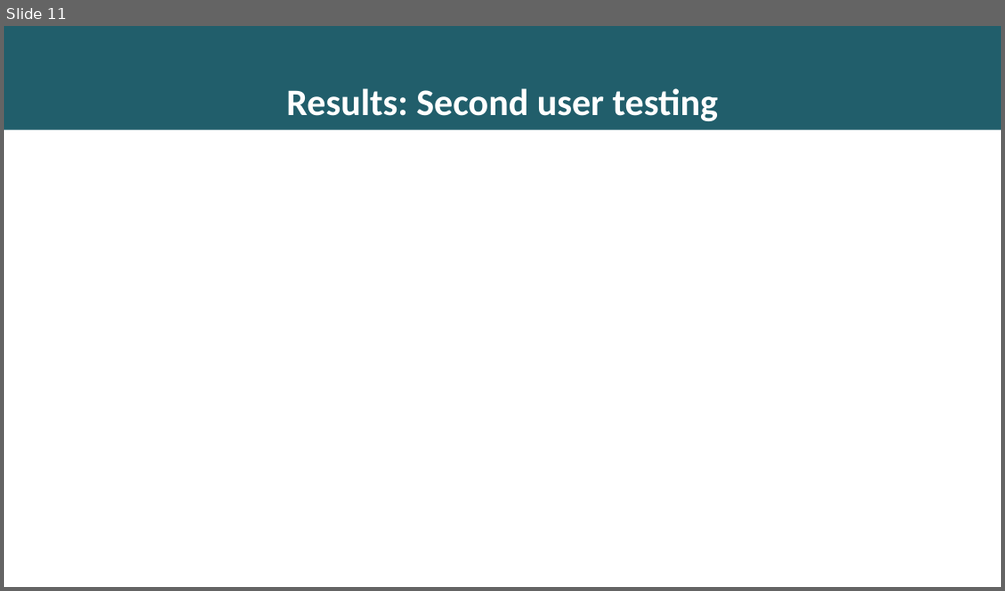
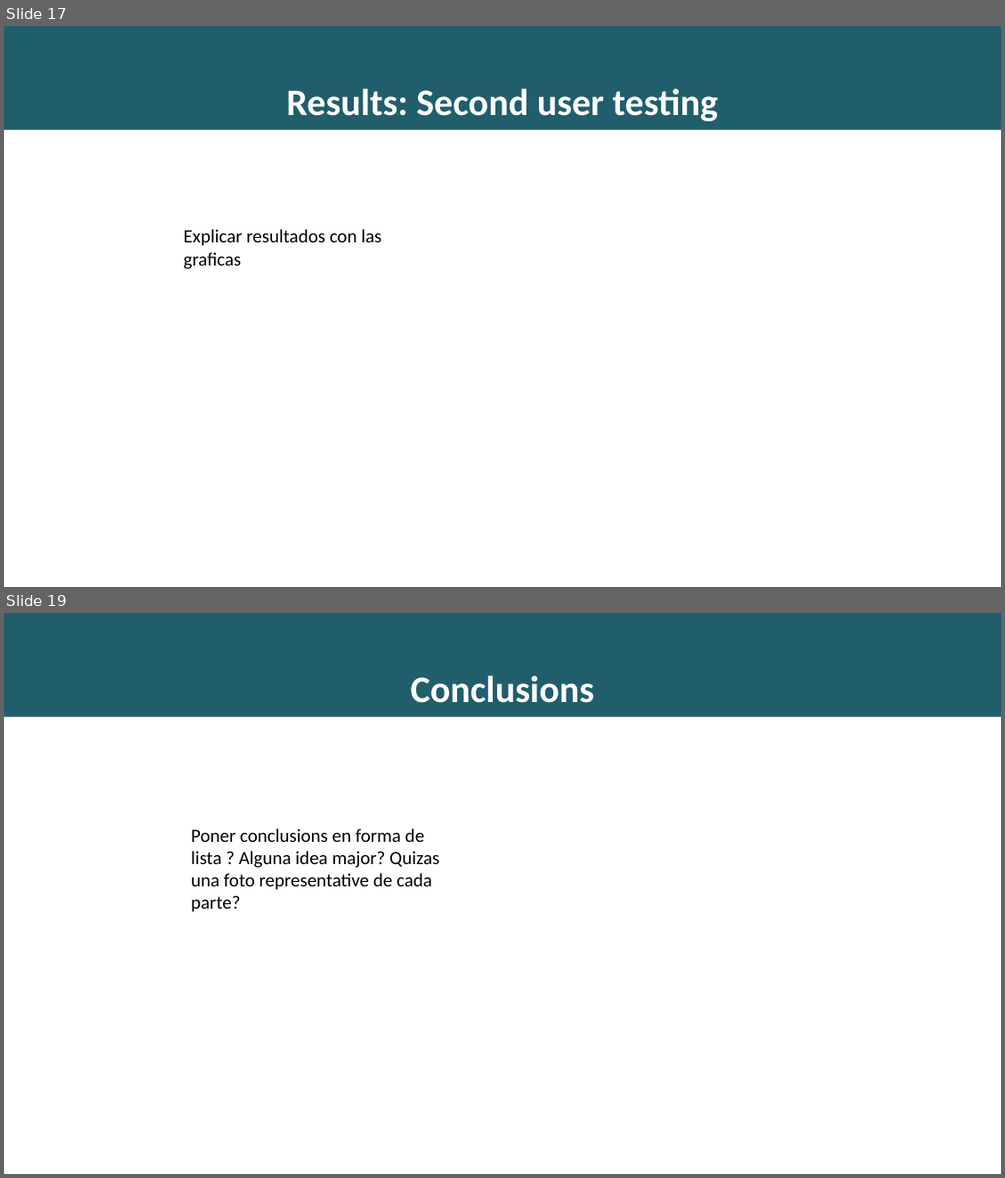
Before and after one commit to richardseba/TFG-Docs, a slide deck: Entregables/Presentacion.pptx. Shown one above the other, each under a label of ours: slide 11 before the commit, slides 17 and 19 after it; the slides between them are not shown. The pictures are 1005x591 and 1005x1178 pixels, drawn with LibreOffice and Linux fonts; fonts in the diff are those of the drawing. Boxes give left, top, right and bottom in pixels: in the first picture for what was removed or moved away, otherwise in the second. Text is boxed around its words. In the diff, an @@ line names an element or a change of style, - is before the commit and + after.

```diff
--- a/Entregables/Presentacion.pptx
+++ b/Entregables/Presentacion.pptx
@@ slide 19 added at box(4, 613, 1001, 1174), background #215E6B @@
@@ subtitle added at box(411, 675, 594, 703), 36 pt, text #FFFFFF, bold @@
+Conclusions
@@ rectangle added at box(4, 717, 1001, 1174), fill #FFFFFF @@
@@ text added at box(191, 828, 439, 912), 18 pt, text #000000 @@
+Poner conclusions en forma de lista ? Alguna idea major? Quizas una foto representative de cada parte?
@@ what was slide 11 is now slide 17 @@
@@ slide 17 changed as well @@
@@ text added at box(184, 229, 381, 269), 18 pt, text #000000 @@
+Explicar resultados con las graficas
```
Also in this commit, not shown: 7 other slides changed, 11 other slides added, 3 slides removed, 9 other files.
